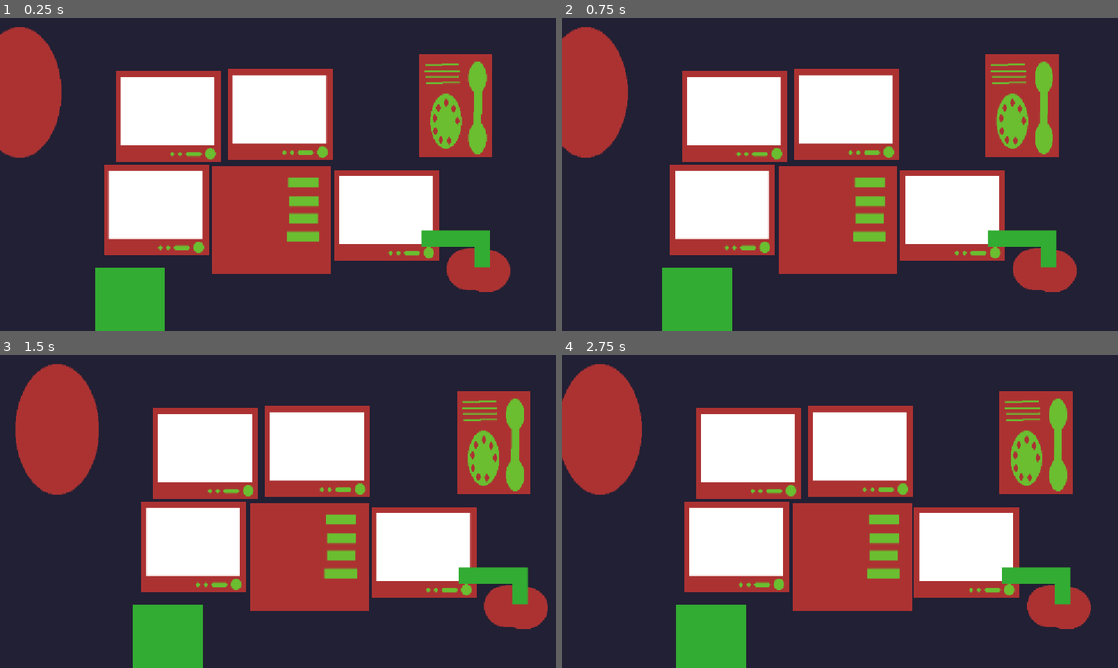
Above: before the commit, frames 1-4 (two rows, left to right).
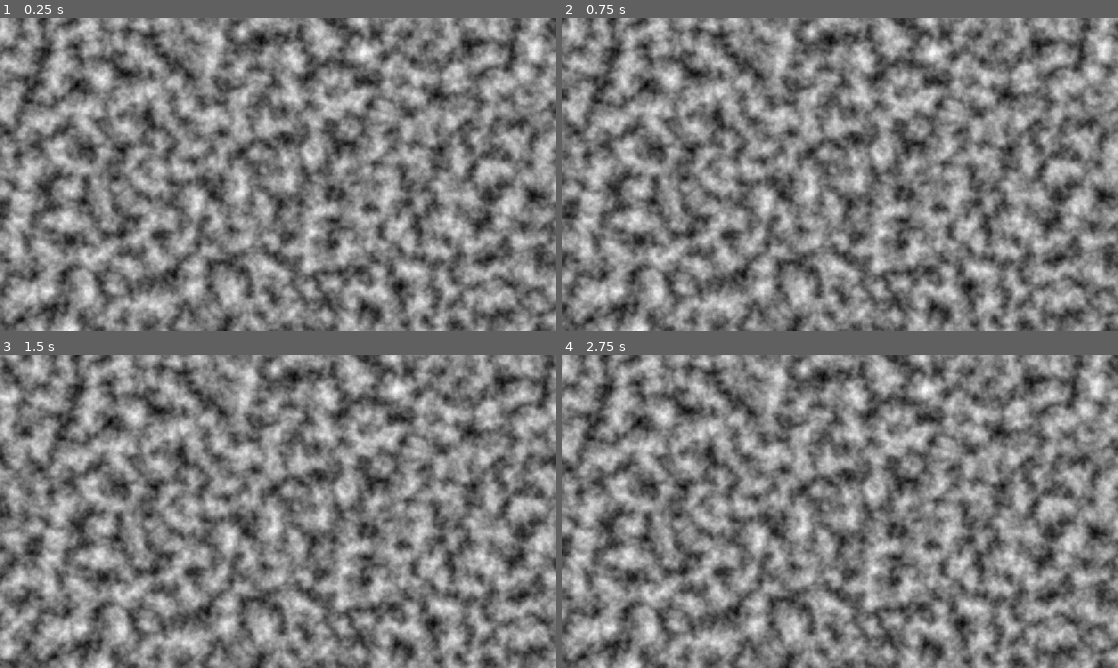
Above: after the commit, the same moments.

Repository: aleksify/little-brother
Game: Godot game, scene res://2nd_scene.tscn
The game is run twice, just before and just after one commit, with the same random seed, the same clock (stepped at 60 frames per second) and the same inputs. Before the commit the project starts from res://node_2d.tscn.
Inputs (mouse positions are in pixels of both pictures, inside the frame that each line leads up to):
- Up to frame 1 (0.25 s): no input
- Up to frame 2 (0.75 s): tap Enter at 0.5 s; move the mouse to (584, 177) at 0.52 s
- Up to frame 3 (1.5 s): move the mouse to (166, 527) at 1.27 s
- Up to frame 4 (2.75 s): tap Space at 2 s; move the mouse to (895, 442) at 2.02 s

The runs differ from the first frame. In frame 1, 98% of the frame differs, in the area x 0-100%, y 0-100%; in frame 2, 98%; in frame 3, 98%; in frame 4, 98%.
Error after the commit: Parse Error: Identifier "side" not declared in the current scope. (res://Scripts/character_class.gd:23)

Commit message:
add camera pan and channel, character scripts

Diff:
--- /dev/null
+++ b/2nd_scene.tscn
@@ -0,0 +1,48 @@
+[gd_scene format=3 uid="uid://dbfahi7hutasp"]
+
+[ext_resource type="Script" uid="uid://c8ybauslxxmy5" path="res://Scripts/camera_2d.gd" id="1_nxo4g"]
+[ext_resource type="Script" uid="uid://c4x61ybex4nta" path="res://Scripts/left_area.gd" id="2_r6o3y"]
+[ext_resource type="Script" uid="uid://c383qxq8wdkqj" path="res://Scripts/right_area.gd" id="3_cq5yo"]
+[ext_resource type="PackedScene" uid="uid://cka10ri5ujd0y" path="res://character.tscn" id="4_cq5yo"]
+
+[sub_resource type="FastNoiseLite" id="FastNoiseLite_cq5yo"]
+
+[sub_resource type="NoiseTexture2D" id="NoiseTexture2D_r6o3y"]
+width = 2520
+height = 1080
+noise = SubResource("FastNoiseLite_cq5yo")
+
+[sub_resource type="RectangleShape2D" id="RectangleShape2D_vtoup"]
+size = Vector2(700, 1080)
+
+[node name="2ndScene" type="Node2D" unique_id=36143469]
+
+[node name="Sprite2D" type="Sprite2D" parent="." unique_id=484509957]
+texture = SubResource("NoiseTexture2D_r6o3y")
+
+[node name="Camera2D" type="Camera2D" parent="." unique_id=311485577]
+zoom = Vector2(0.6, 0.6)
+script = ExtResource("1_nxo4g")
+
+[node name="collision_areas" type="Node" parent="." unique_id=609302875]
+
+[node name="left" type="Area2D" parent="collision_areas" unique_id=851932265]
+script = ExtResource("2_r6o3y")
+
+[node name="CollisionShape2D" type="CollisionShape2D" parent="collision_areas/left" unique_id=978794466]
+position = Vector2(-1060, 0)
+shape = SubResource("RectangleShape2D_vtoup")
+
+[node name="right" type="Area2D" parent="collision_areas" unique_id=309986598]
+script = ExtResource("3_cq5yo")
+
+[node name="CollisionShape2D" type="CollisionShape2D" parent="collision_areas/right" unique_id=1194387481]
+position = Vector2(1060, 0)
+shape = SubResource("RectangleShape2D_vtoup")
+
+[node name="Character" parent="." unique_id=1325975160 instance=ExtResource("4_cq5yo")]
+
+[connection signal="mouse_entered" from="collision_areas/left" to="collision_areas/left" method="_on_mouse_entered"]
+[connection signal="mouse_exited" from="collision_areas/left" to="collision_areas/left" method="_on_mouse_exited"]
+[connection signal="mouse_entered" from="collision_areas/right" to="collision_areas/right" method="_on_mouse_entered"]
+[connection signal="mouse_exited" from="collision_areas/right" to="collision_areas/right" method="_on_mouse_exited"]
--- a/Scripts/camera_2d.gd
+++ b/Scripts/camera_2d.gd
@@ -1,47 +1,23 @@
 extends Camera2D
 
 @export var max_speed: float = 800.0
-@export var accel_strength: float = 1500.0
+@export var accel_strength: float = 1000.0
+@export var max_offset: float = 300
 
-var velocity: Vector2 = Vector2.ZERO
-var accel_input: Vector2 = Vector2.ZERO
-var edge_active: Dictionary = {"left": false, "right": false, "top": false, "bottom": false}
-var offsett: Vector2 = Vector2.ZERO
-var home_position: Vector2
+var velocity: float = 0
+var edge_active: Dictionary = { "left": false, "right": false }
 
-func _ready() -> void:
-	home_position = position
 
 func _physics_process(delta: float) -> void:
-	var any_active: bool = edge_active["left"] or edge_active["right"] or edge_active["top"] or edge_active["bottom"]
+	var dir: float = 0.0
+	if edge_active["left"]:
+		dir -= 1.0
+	if edge_active["right"]:
+		dir += 1.0
 
-	if any_active:
-		accel_input = Vector2.ZERO
-		if edge_active["left"] or edge_active["right"]:
-			accel_input.x += accel_strength
-		if edge_active["top"] or edge_active["bottom"]:
-			accel_input.y += accel_strength
-
-		velocity += accel_input * delta
-		velocity = velocity.limit_length(max_speed)
-		if edge_active["left"] or edge_active["bottom"]:
-			offsett -= velocity * delta
-		if edge_active["top"] or edge_active["right"]:
-			offsett += velocity * delta
-		position = home_position + offsett
-		return
-
-	elif position != home_position:
-		if offsett.x < 0.0:
-			accel_input = Vector2.ZERO
-			accel_input.x += accel_strength
-			velocity += accel_input * delta
-			offsett += velocity * delta
-			position = home_position + offsett
-		if offsett.y < 0.0:
-			accel_input = Vector2.ZERO
-			accel_input.y += accel_strength
-			velocity += accel_input * delta
-			velocity = velocity.limit_length(max_speed)
-			offsett += velocity * delta
-			position = home_position + offsett
+	if dir != 0.0:
+		velocity = min(velocity + accel_strength * delta, max_speed)
+		offset.x = clampf(offset.x + dir * velocity * delta, -max_offset, max_offset)
+	else:
+		velocity = 0.0
+		offset.x = move_toward(offset.x, 0.0, max_speed * delta)
--- /dev/null
+++ b/Scripts/channel_class.gd
@@ -0,0 +1,61 @@
+extends Node2D
+
+
+class Character:
+	@onready var area: Area2D = $Area2D
+	@onready var sprite_2d: Sprite2D = $Sprite2D
+
+	@export var action: int
+	@export var speed: float = 10
+
+	var event: bool = false
+
+
+	func _process(delta: float) -> void:
+		move(delta)
+
+
+	func move(delta: float) -> void:
+		if not event:
+			position.x += speed * delta * side
+
+
+
+@export var character1: Character = null
+@export var character2: Character = null
+
+
+@onready var sprite: Sprite2D = $Sprite2D
+
+
+var side: int
+var reportable: bool
+var duration: float
+
+
+func _ready() -> void:
+	character1.area.connect("area_entered", check_event)
+	character2.area.connect("area_entered", check_event)
+
+
+func check_event():
+	pass
+
+
+func generate_event() -> void:
+	var event = randi_range(0, 7)
+	spawn_character(character1)
+	spawn_character(character2)
+
+
+func spawn_character(character: Character) -> void:
+	var timer = randf_range(0, 5)
+	character.position = Vector2(1600 * )
+
+
+#func check_event():
+#	if character1 and character1.action == SOLO:
+#		event = true
+
+#	and action == other.action:
+#		event = true
--- /dev/null
+++ b/Scripts/character_class.gd
@@ -0,0 +1,23 @@
+extends Node2D
+
+class_name Character
+
+
+@onready var area: Area2D = $Area2D
+@onready var sprite_2d: Sprite2D = $Sprite2D
+
+
+@export var action: int
+@export var speed: float = 10
+
+
+var event: bool = false
+
+
+func _process(delta: float) -> void:
+	move(delta)
+
+
+func move(delta: float) -> void:
+	if not event:
+		position.x += speed * delta * side
--- a/Scripts/area_2d.gd
+++ b/Scripts/left_area.gd
@@ -1,6 +1,8 @@
 extends Area2D
 
-@onready var cam: Camera2D = $"../Camera2D"
+
+@onready var cam: Camera2D = $"../../Camera2D"
+
 
 func _on_mouse_entered() -> void:
 	cam.edge_active["left"] = true
--- /dev/null
+++ b/Scripts/right_area.gd
@@ -0,0 +1,11 @@
+extends Area2D
+
+
+@onready var cam: Camera2D = $"../../Camera2D"
+
+
+func _on_mouse_entered() -> void:
+	cam.edge_active["right"] = true
+
+func _on_mouse_exited() -> void:
+	cam.edge_active["right"] = false
--- /dev/null
+++ b/Scripts/test.gd
@@ -0,0 +1,11 @@
+extends Node2D
+
+@onready var camera_2d: Camera2D = $"../../Camera2D"
+
+
+func _on_mouse_entered() -> void:
+	pass # Replace with function body.
+
+
+func _on_mouse_exited() -> void:
+	pass # Replace with function body.
--- /dev/null
+++ b/channel.tscn
@@ -0,0 +1,8 @@
+[gd_scene format=3 uid="uid://c7337kjdqs4qs"]
+
+[ext_resource type="Script" uid="uid://c8t6ctwbii2d7" path="res://Scripts/channel_class.gd" id="1_qkkds"]
+
+[node name="Channel" type="Node2D" unique_id=368990184]
+script = ExtResource("1_qkkds")
+
+[node name="Sprite2D" type="Sprite2D" parent="." unique_id=1074773399]
--- /dev/null
+++ b/character.tscn
@@ -0,0 +1,16 @@
+[gd_scene format=3 uid="uid://cka10ri5ujd0y"]
+
+[ext_resource type="Script" uid="uid://by1ujt4jt61ir" path="res://Scripts/character_class.gd" id="1_glpr6"]
+
+[sub_resource type="RectangleShape2D" id="RectangleShape2D_pjt0s"]
+size = Vector2(100, 100)
+
+[node name="Character" type="Node2D" unique_id=1325975160]
+script = ExtResource("1_glpr6")
+
+[node name="Area2D" type="Area2D" parent="." unique_id=2016489291]
+
+[node name="CollisionShape2D" type="CollisionShape2D" parent="Area2D" unique_id=1614310995]
+shape = SubResource("RectangleShape2D_pjt0s")
+
+[node name="Sprite2D" type="Sprite2D" parent="." unique_id=296973123]
--- a/node_2d.tscn
+++ b/node_2d.tscn
@@ -8,82 +8,101 @@
 [ext_resource type="Texture2D" uid="uid://calo3sy41xcpv" path="res://Assets/BasePowerCrank.png" id="6_x0ka3"]
 [ext_resource type="Texture2D" uid="uid://erwx8gxa272v" path="res://Assets/BaseDocument.png" id="7_0h7mo"]
 [ext_resource type="Script" uid="uid://c8ybauslxxmy5" path="res://Scripts/camera_2d.gd" id="8_rj586"]
-[ext_resource type="Script" uid="uid://dw463aq2bbje3" path="res://Scripts/area_2d.gd" id="9_4d7sh"]
+[ext_resource type="Script" uid="uid://c383qxq8wdkqj" path="res://Scripts/right_area.gd" id="10_ir8iy"]
+
+[sub_resource type="FastNoiseLite" id="FastNoiseLite_lwuif"]
+
+[sub_resource type="NoiseTexture2D" id="NoiseTexture2D_vtoup"]
+width = 1920
+height = 1080
+noise = SubResource("FastNoiseLite_lwuif")
+
+[sub_resource type="GDScript" id="GDScript_4d7sh"]
+script/source = "extends Area2D
+
+@onready var cam: Camera2D = $\"../Camera2D\"
+
+func _on_mouse_entered() -> void:
+	cam.edge_active[\"left\"] = true
+
+func _on_mouse_exited() -> void:
+	cam.edge_active[\"left\"] = false
+"
 
 [sub_resource type="RectangleShape2D" id="RectangleShape2D_xyql7"]
-size = Vector2(186.5, 503)
+size = Vector2(300, 1155.195)
 
 [node name="Node2D" type="Node2D" unique_id=1319346127]
 
+[node name="Sprite2D" type="Sprite2D" parent="." unique_id=1087853217]
+texture = SubResource("NoiseTexture2D_vtoup")
+
 [node name="BackgroundFull" type="Sprite2D" parent="." unique_id=950508017]
-position = Vector2(462, 241)
+scale = Vector2(2, 2)
 texture = ExtResource("1_d21ai")
 
 [node name="BaseTv2" type="Sprite2D" parent="." unique_id=93256216]
-position = Vector2(296, 159)
+position = Vector2(-160, -86)
 texture = ExtResource("2_rj586")
 
 [node name="BaseTv" type="Sprite2D" parent="." unique_id=619646434]
-position = Vector2(279, 283)
+position = Vector2(-177, 38)
 texture = ExtResource("2_rj586")
 
 [node name="BaseTv3" type="Sprite2D" parent="." unique_id=329097195]
-position = Vector2(608, 290)
+position = Vector2(152, 45)
 texture = ExtResource("2_rj586")
 
 [node name="BaseTv4" type="Sprite2D" parent="." unique_id=1110783964]
-position = Vector2(456, 157)
+position = Vector2(0, -88)
 texture = ExtResource("2_rj586")
 
 [node name="BasePowerSystem" type="Sprite2D" parent="." unique_id=2085592878]
-position = Vector2(444, 296)
+position = Vector2(-11.9999695, 51.000015)
 scale = Vector2(1.1333333, 1.1916667)
 texture = ExtResource("3_4d7sh")
 
 [node name="BasePhone" type="Sprite2D" parent="." unique_id=1170147722]
-position = Vector2(707, 145.00002)
+position = Vector2(251, -99.999985)
 scale = Vector2(0.69999975, 1.1416668)
 texture = ExtResource("4_ir8iy")
 
 [node name="Baseclock" type="Sprite2D" parent="." unique_id=907416821]
-position = Vector2(81, 127.5)
+position = Vector2(-375, -117.5)
 scale = Vector2(0.92, 1.4916667)
 texture = ExtResource("5_hqns4")
 
 [node name="BasePowerCrank" type="Sprite2D" parent="." unique_id=814722584]
-position = Vector2(722, 331)
+position = Vector2(268, 87)
 texture = ExtResource("6_x0ka3")
 
 [node name="BaseDocument" type="Sprite2D" parent="." unique_id=462643599]
-position = Vector2(242, 420)
+position = Vector2(-214, 175)
 scale = Vector2(0.6666667, 1)
 texture = ExtResource("7_0h7mo")
 
 [node name="Camera2D" type="Camera2D" parent="." unique_id=404264206]
-position = Vector2(453, 236)
+position = Vector2(-3, -9)
 zoom = Vector2(1.45, 1.565)
-limit_left = 2
-limit_top = 1
-limit_right = 922
-limit_bottom = 481
-drag_horizontal_enabled = true
-drag_vertical_enabled = true
-drag_left_margin = 0.08
-drag_right_margin = 0.08
+limit_left = 0
+limit_top = 0
+limit_right = 920
+limit_bottom = 480
 editor_draw_limits = true
 script = ExtResource("8_rj586")
 
 [node name="left_area" type="Area2D" parent="." unique_id=1702936348]
-script = ExtResource("9_4d7sh")
+position = Vector2(-456, -245)
+script = SubResource("GDScript_4d7sh")
 
 [node name="left" type="CollisionShape2D" parent="left_area" unique_id=387334250]
-position = Vector2(90.75, 240)
 shape = SubResource("RectangleShape2D_xyql7")
 
-[node name="Area2D" type="Area2D" parent="." unique_id=332293097]
-position = Vector2(453, 236)
+[node name="right_area" type="Area2D" parent="." unique_id=332293097]
+position = Vector2(-3, -9)
+script = ExtResource("10_ir8iy")
 
-[node name="right" type="CollisionShape2D" parent="Area2D" unique_id=1196818840]
+[node name="right" type="CollisionShape2D" parent="right_area" unique_id=1196818840]
 position = Vector2(379, 9)
 shape = SubResource("RectangleShape2D_xyql7")
 
--- a/project.godot
+++ b/project.godot
@@ -11,7 +11,7 @@
 [application]
 
 config/name="lilbro"
-run/main_scene="uid://bvuuo68ihdcg1"
+run/main_scene="uid://dbfahi7hutasp"
 config/features=PackedStringArray("4.7", "GL Compatibility")
 config/icon="res://icon.svg"
 
Not shown, removed: Scripts/area_2d.gd.uid
Not shown, added: Scripts/channel_class.gd.uid
Not shown, added: Scripts/character_class.gd.uid
Not shown, added: Scripts/left_area.gd.uid
Not shown, added: Scripts/right_area.gd.uid
Not shown, added: Scripts/test.gd.uid
